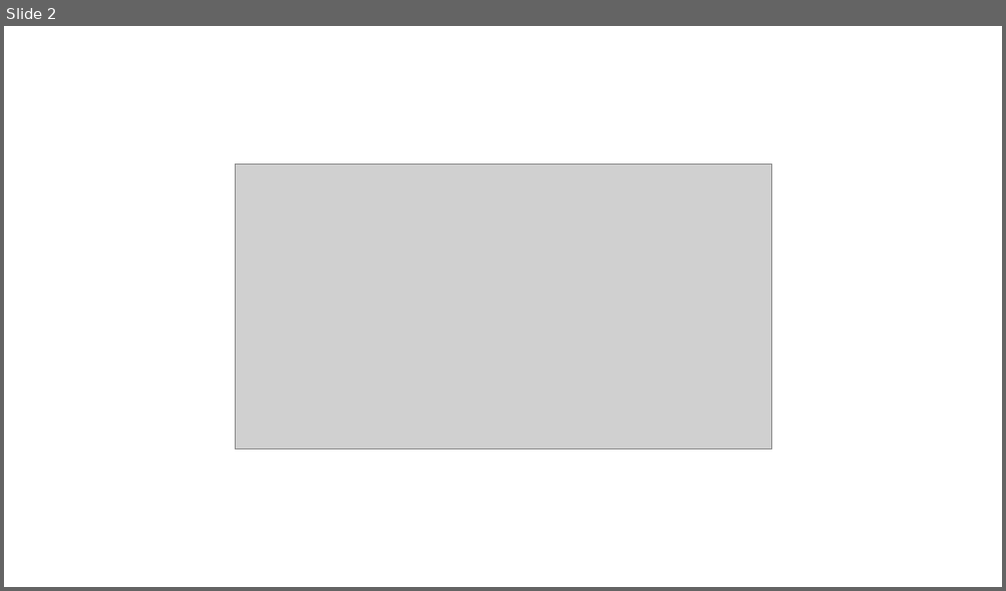
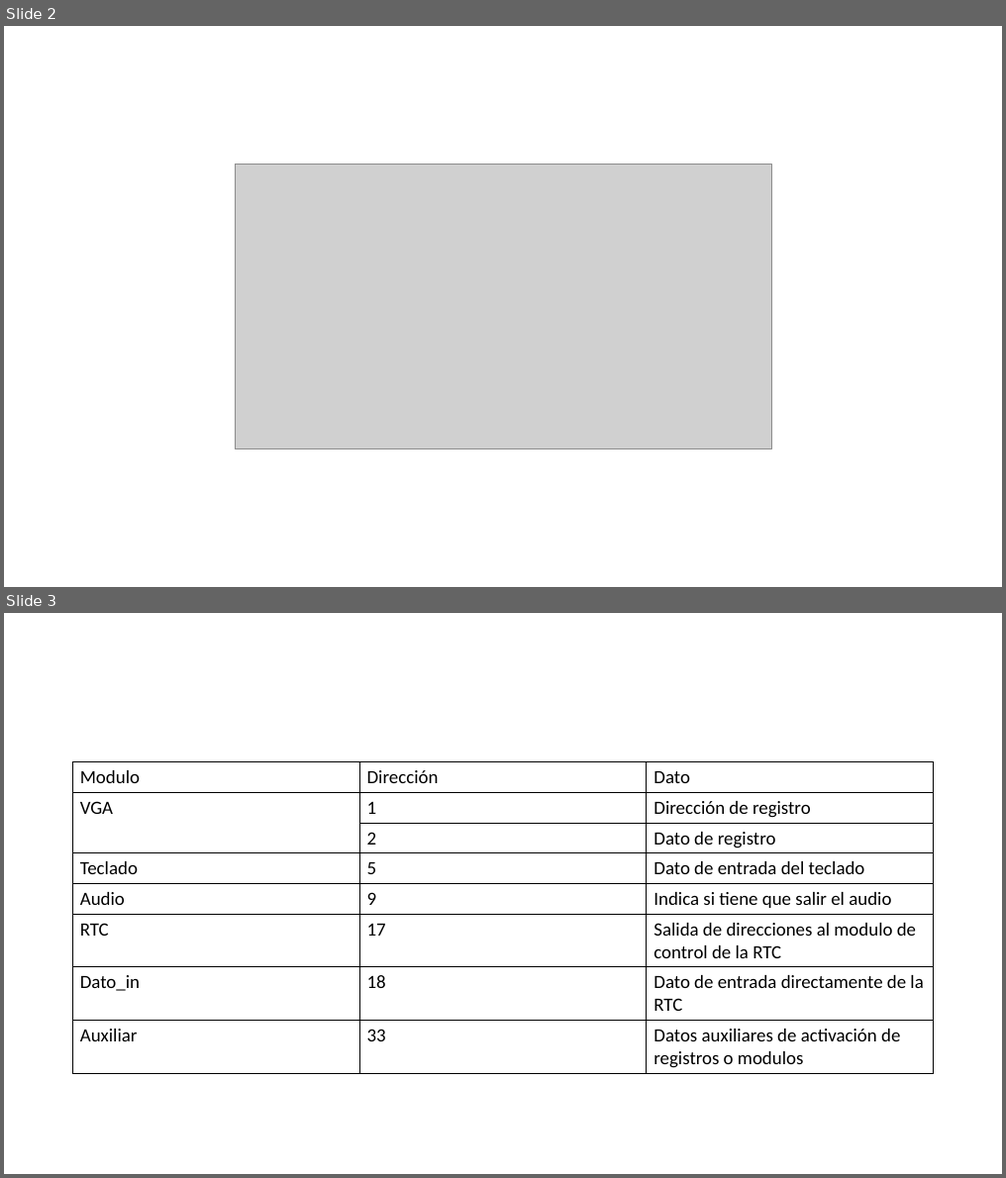
Before and after one commit to Kmena/Proy_3_grupo_7_II_2016, a slide deck: Diseños/Diseños.pptx. Shown one above the other, each under a label of ours: slide 2 before the commit, slides 2 and 3 after it. The pictures are 1006x591 and 1006x1178 pixels, drawn with LibreOffice and Linux fonts; fonts in the diff are those of the drawing; grey boxes stand for pictures. Boxes give left, top, right and bottom in pixels: in the first picture for what was removed or moved away, otherwise in the second. Text is boxed around its words. In the diff, an @@ line names an element or a change of style, - is before the commit and + after.

```diff
--- a/Diseños/Diseños.pptx
+++ b/Diseños/Diseños.pptx
@@ slide 3 added at (4,613,1002,1174), background #FFFFFF @@
@@ table added at (73,762,933,1072), 8 rows, 3 columns @@
+Modulo | Dirección | Dato
+VGA | 1 | Dirección de registro
+ | 2 | Dato de registro
+Teclado | 5 | Dato de entrada del teclado
+Audio | 9 | Indica si tiene que salir el audio
+RTC | 17 | Salida de direcciones al modulo de control de la RTC
+Dato_in | 18 | Dato de entrada directamente de la RTC
+Auxiliar | 33 | Datos auxiliares de activación de registros o modulos
```
Also in this commit, not shown: 6 other files.
